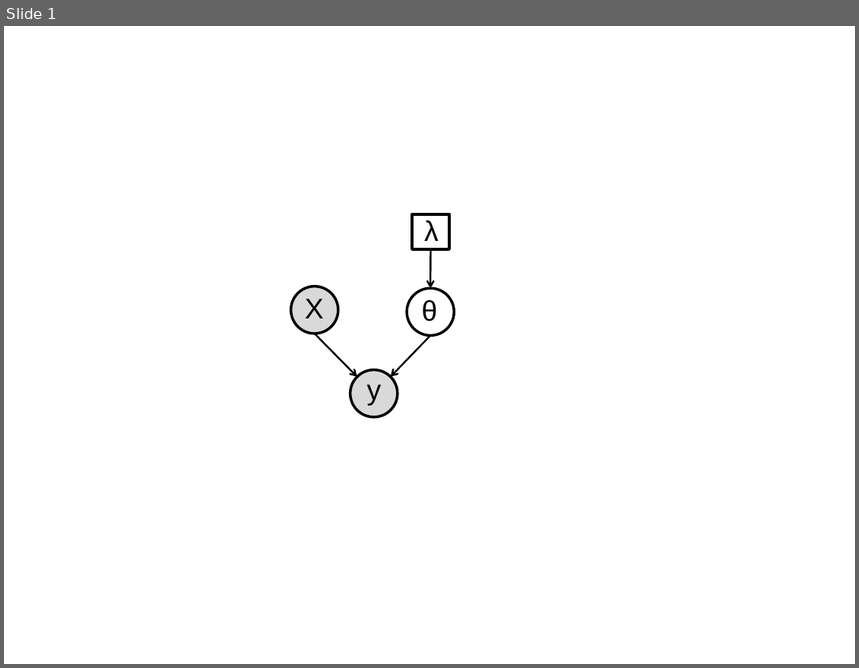
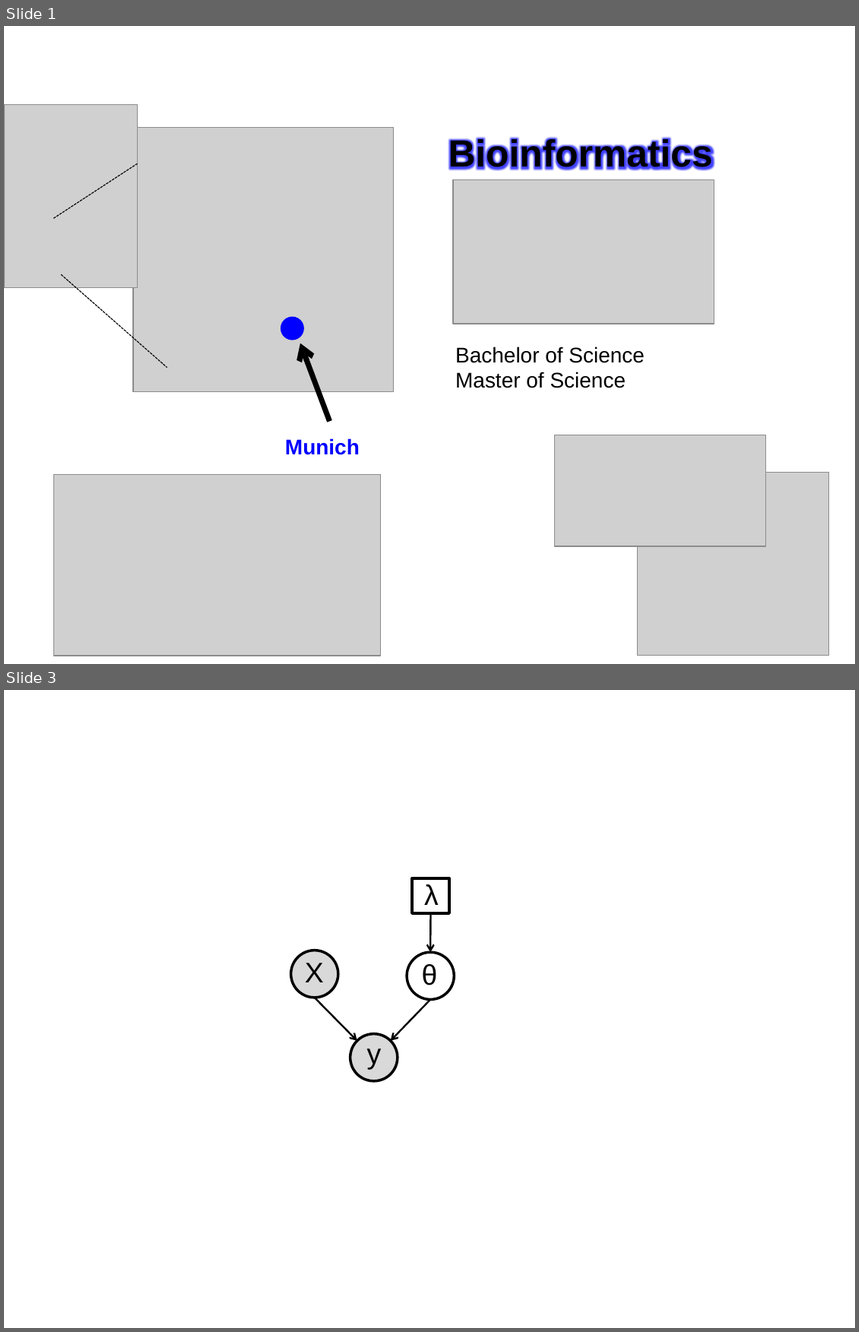
Before and after one commit to cangermueller/python_lecture, a slide deck: figures/figures.pptx. Shown one above the other, each under a label of ours: slide 1 before the commit, slides 1 and 3 after it; the slides between them are not shown. The pictures are 859x668 and 859x1332 pixels, drawn with LibreOffice and Linux fonts; fonts in the diff are those of the drawing; grey boxes stand for pictures. Boxes give left, top, right and bottom in pixels: in the first picture for what was removed or moved away, otherwise in the second. Text is boxed around its words. In the diff, an @@ line names an element or a change of style, - is before the commit and + after.

```diff
--- a/figures/figures.pptx
+++ b/figures/figures.pptx
@@ slide 1 added at (4, 26, 855, 664), background #FFFFFF @@
@@ picture added at (4, 105, 138, 288) @@
@@ picture added at (133, 127, 394, 392) @@
@@ text added at (449, 137, 713, 175), 32 pt, text #000000, bold @@
+Bioinformatics
@@ line added from (53, 218) to (138, 164), #000000 0.75 pt dashed @@
@@ picture added at (453, 180, 714, 324) @@
@@ line added from (61, 275) to (167, 367), #000000 0.75 pt dashed @@
@@ ellipse added at (281, 317, 304, 341), fill #0000FF @@
@@ arrow added from (330, 422) to (300, 344), #000000 4.5 pt @@
@@ text added at (455, 347, 645, 389), 18 pt, text #000000 @@
+Bachelor of Science
+Master of Science
@@ picture added at (555, 436, 767, 547) @@
@@ text added at (285, 439, 360, 455), 18 pt, text #0000FF, bold @@
+Munich
@@ picture added at (53, 474, 381, 656) @@
@@ picture added at (637, 472, 829, 655) @@
@@ what was slide 1 is now slide 3 @@
```
Also in this commit, not shown: 1 other slide added, 14 other files.
